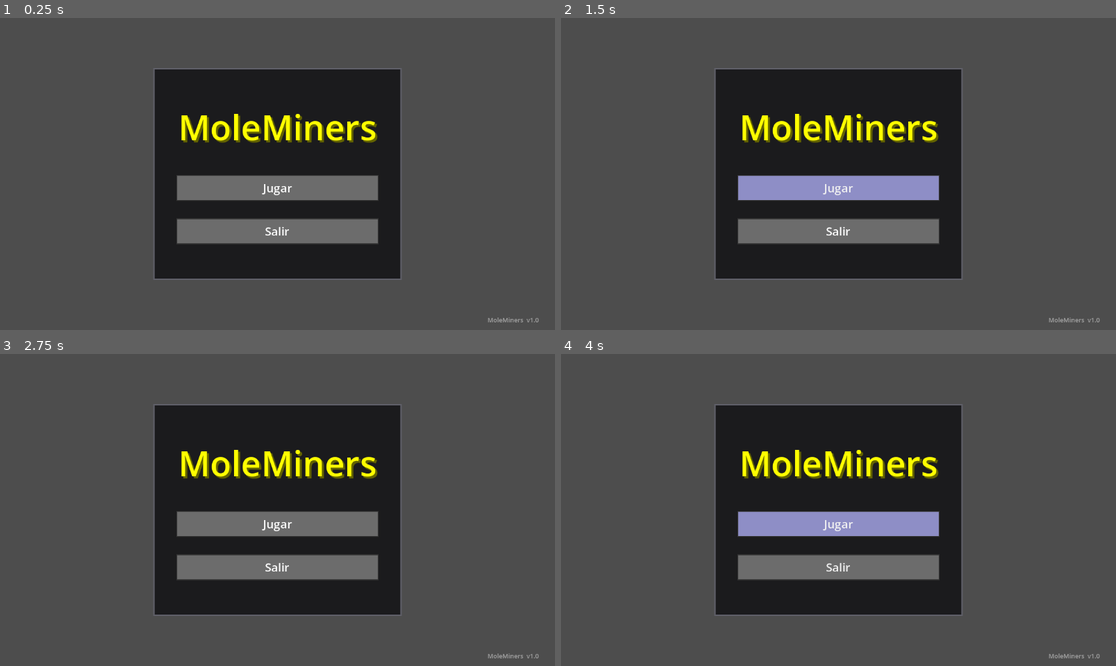
Above: before the commit, frames 1-4 (two rows, left to right).
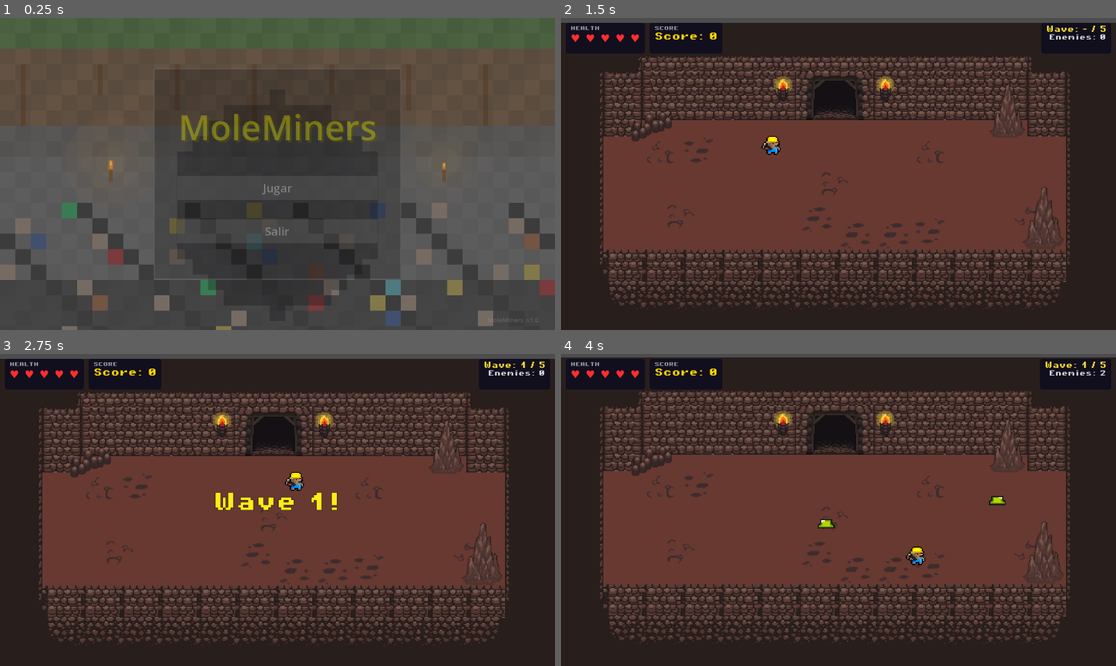
Above: after the commit, the same moments.

Repository: GerardoHuHer/Mole-miner
Game: Godot game, scene res://scenes/main_menu.tscn
Same seed, same stepped clock (60 frames per second), same inputs: the game is played once before the commit and once after it.
Inputs (mouse positions are in pixels of both pictures, inside the frame that each line leads up to):
- Up to frame 1 (0.25 s): no input
- Up to frame 2 (1.5 s): click "Jugar" at 0.5 s; click (838, 186) at 1.25 s, where only the run before the commit has a clickable "Jugar"
- Up to frame 3 (2.75 s): hold Right (ui_right) from 2.03 s (still down); hold Space (attack) from 2.03 s (still down)
- Up to frame 4 (4 s): release Right (ui_right) at 2.78 s; release Space (attack) at 2.78 s; hold Down (ui_down) 2.78-3.53 s; tap Space (attack) at 2.85 s; hold Right (ui_right) from 3.53 s (still down)

The runs differ from the first frame. In frame 1, 34% of the frame differs, in the area x 0-100%, y 14-100%; in frame 2, 90%; in frame 3, 90%; in frame 4, 91%, in the area x 0-100%, y 1-100%.
Error before the commit: Parse Error: Cannot infer the type of "ha" variable because the value doesn't have a set type. (res://assets/scripts/main_menu.gd:107)

Commit message:
Main Menu Music

Diff:
--- a/assets/scripts/main_menu.gd
+++ b/assets/scripts/main_menu.gd
@@ -3,6 +3,9 @@
 # ─────────────────────────────────────────────────────────────────────────────
 #  MoleMiners — Menú principal  (fondo de mina estilo Minecraft)
 # ─────────────────────────────────────────────────────────────────────────────
+
+const MENU_MUSIC = preload("res://assets/music/MainMenu.mp3")
+@onready var music_player = $MusicPlayer
 
 const TILE := 32
 
@@ -56,6 +59,7 @@
 
 # ─────────────────────────────────────────────────────────────────────────────
 func _ready() -> void:
+	play_music(MENU_MUSIC)
 	queue_redraw()
 	modulate.a = 0.0
 	var tw := create_tween()
@@ -103,7 +107,7 @@
 # ─────────────────────────────────────────────────────────────────────────────
 #  COLOR DE CADA TILE
 # ─────────────────────────────────────────────────────────────────────────────
-func _tile_color(row, col, total_rows, grass_end, dirt_end, gravel_end) -> Color:
+func _tile_color(row: int, col: int, total_rows, grass_end, dirt_end, gravel_end) -> Color:
 	var ha := row * 7919 + col * 3119
 	var hb := row * 1031 + col * 5237
 	var hc := row * 2657 + col * 7523
@@ -203,6 +207,7 @@
 #  NAVEGACIÓN
 # ─────────────────────────────────────────────────────────────────────────────
 func _on_start_pressed() -> void:
+	music_player.stop()
 	var tw := create_tween()
 	tw.tween_property(self, "modulate:a", 0.0, 0.3)
 	await tw.finished
@@ -213,3 +218,10 @@
 	tw.tween_property(self, "modulate:a", 0.0, 0.3)
 	await tw.finished
 	get_tree().quit()
+
+# Music Funcs
+func play_music(new_stream: AudioStream):
+	# Only change the music if it's not already playing
+	if music_player.stream != new_stream:
+		music_player.stream = new_stream
+		music_player.play()
--- a/scenes/main_menu.tscn
+++ b/scenes/main_menu.tscn
@@ -2,7 +2,18 @@
 
 [ext_resource type="Script" uid="uid://c4mainmenugd1" path="res://assets/scripts/main_menu.gd" id="1_menu"]
 
-; ── Estilo Minecraft: botón normal (gris piedra) ──────────────────────────────
+[sub_resource type="StyleBoxFlat" id="s_panel"]
+content_margin_left = 18.0
+content_margin_top = 18.0
+content_margin_right = 18.0
+content_margin_bottom = 18.0
+bg_color = Color(0.063, 0.063, 0.075, 0.82)
+border_width_left = 3
+border_width_top = 3
+border_width_right = 3
+border_width_bottom = 3
+border_color = Color(0.38, 0.38, 0.42, 0.9)
+
 [sub_resource type="StyleBoxFlat" id="s_norm"]
 content_margin_left = 20.0
 content_margin_top = 10.0
@@ -13,13 +24,20 @@
 border_width_top = 2
 border_width_right = 2
 border_width_bottom = 2
-border_color = Color(0.200, 0.200, 0.200, 1)
-corner_radius_top_left = 0
-corner_radius_top_right = 0
-corner_radius_bottom_right = 0
-corner_radius_bottom_left = 0
+border_color = Color(0.2, 0.2, 0.2, 1)
 
-; ── Estilo Minecraft: botón hover (azul-gris claro) ──────────────────────────
+[sub_resource type="StyleBoxFlat" id="s_pres"]
+content_margin_left = 20.0
+content_margin_top = 10.0
+content_margin_right = 20.0
+content_margin_bottom = 10.0
+bg_color = Color(0.251, 0.251, 0.251, 1)
+border_width_left = 2
+border_width_top = 2
+border_width_right = 2
+border_width_bottom = 2
+border_color = Color(0.15, 0.15, 0.15, 1)
+
 [sub_resource type="StyleBoxFlat" id="s_hovr"]
 content_margin_left = 20.0
 content_margin_top = 10.0
@@ -30,57 +48,20 @@
 border_width_top = 2
 border_width_right = 2
 border_width_bottom = 2
-border_color = Color(0.200, 0.200, 0.200, 1)
-corner_radius_top_left = 0
-corner_radius_top_right = 0
-corner_radius_bottom_right = 0
-corner_radius_bottom_left = 0
+border_color = Color(0.2, 0.2, 0.2, 1)
 
-; ── Estilo Minecraft: botón presionado (gris oscuro) ─────────────────────────
-[sub_resource type="StyleBoxFlat" id="s_pres"]
-content_margin_left = 20.0
-content_margin_top = 10.0
-content_margin_right = 20.0
-content_margin_bottom = 10.0
-bg_color = Color(0.251, 0.251, 0.251, 1)
-border_width_left = 2
-border_width_top = 2
-border_width_right = 2
-border_width_bottom = 2
-border_color = Color(0.150, 0.150, 0.150, 1)
-corner_radius_top_left = 0
-corner_radius_top_right = 0
-corner_radius_bottom_right = 0
-corner_radius_bottom_left = 0
-
-; ── Panel central (estilo inventario Minecraft) ───────────────────────────────
-[sub_resource type="StyleBoxFlat" id="s_panel"]
-content_margin_left = 18.0
-content_margin_top = 18.0
-content_margin_right = 18.0
-content_margin_bottom = 18.0
-bg_color = Color(0.063, 0.063, 0.075, 0.82)
-border_width_left = 3
-border_width_top = 3
-border_width_right = 3
-border_width_bottom = 3
-border_color = Color(0.380, 0.380, 0.420, 0.90)
-corner_radius_top_left = 0
-corner_radius_top_right = 0
-corner_radius_bottom_right = 0
-corner_radius_bottom_left = 0
-
-; ── Escena principal ──────────────────────────────────────────────────────────
-[node name="MainMenu" type="Control"]
+[node name="MainMenu" type="Control" unique_id=1640145994]
 layout_mode = 3
 anchors_preset = 15
 anchor_right = 1.0
 anchor_bottom = 1.0
+grow_horizontal = 2
+grow_vertical = 2
 script = ExtResource("1_menu")
 
-; ── Panel central estilo inventario Minecraft ────────────────────────────────
-[node name="UIPanel" type="Panel" parent="."]
+[node name="UIPanel" type="Panel" parent="." unique_id=609266435]
 layout_mode = 1
+anchors_preset = 8
 anchor_left = 0.5
 anchor_top = 0.5
 anchor_right = 0.5
@@ -91,72 +72,62 @@
 offset_bottom = 220.0
 theme_override_styles/panel = SubResource("s_panel")
 
-; ── Contenedor central ───────────────────────────────────────────────────────
-[node name="CenterContainer" type="CenterContainer" parent="."]
+[node name="CenterContainer" type="CenterContainer" parent="." unique_id=1776332280]
 layout_mode = 1
 anchors_preset = 15
 anchor_right = 1.0
 anchor_bottom = 1.0
+grow_horizontal = 2
+grow_vertical = 2
 
-[node name="VBoxContainer" type="VBoxContainer" parent="CenterContainer"]
+[node name="VBoxContainer" type="VBoxContainer" parent="CenterContainer" unique_id=1688803148]
+custom_minimum_size = Vector2(420, 0)
 layout_mode = 2
-custom_minimum_size = Vector2(420, 0)
 theme_override_constants/separation = 16
 
-; ── Título "MoleMiners" estilo Minecraft (amarillo + sombra) ─────────────────
-[node name="TitleLabel" type="Label" parent="CenterContainer/VBoxContainer"]
+[node name="TitleLabel" type="Label" parent="CenterContainer/VBoxContainer" unique_id=105515483]
 layout_mode = 2
+theme_override_colors/font_color = Color(1, 1, 0, 1)
+theme_override_colors/font_shadow_color = Color(0.39, 0.39, 0, 1)
+theme_override_constants/shadow_offset_x = 4
+theme_override_constants/shadow_offset_y = 4
+theme_override_font_sizes/font_size = 72
 text = "MoleMiners"
 horizontal_alignment = 1
-theme_override_font_sizes/font_size = 72
-theme_override_colors/font_color = Color(1.0, 1.0, 0.0, 1.0)
-theme_override_colors/font_shadow_color = Color(0.39, 0.39, 0.0, 1.0)
-theme_override_constants/shadow_offset_x = 4
-theme_override_constants/shadow_offset_y = 4
 
-; ── Separador visual ─────────────────────────────────────────────────────────
-[node name="Spacer" type="Control" parent="CenterContainer/VBoxContainer"]
+[node name="Spacer" type="Control" parent="CenterContainer/VBoxContainer" unique_id=224835189]
+custom_minimum_size = Vector2(0, 18)
 layout_mode = 2
-custom_minimum_size = Vector2(0, 18)
 
-; ── Botón "Jugar" ─────────────────────────────────────────────────────────────
-[node name="StartButton" type="Button" parent="CenterContainer/VBoxContainer"]
+[node name="StartButton" type="Button" parent="CenterContainer/VBoxContainer" unique_id=1734167018]
+custom_minimum_size = Vector2(420, 52)
 layout_mode = 2
+theme_override_colors/font_color = Color(1, 1, 1, 1)
+theme_override_font_sizes/font_size = 24
+theme_override_styles/normal = SubResource("s_norm")
+theme_override_styles/pressed = SubResource("s_pres")
+theme_override_styles/hover = SubResource("s_hovr")
+theme_override_styles/focus = SubResource("s_norm")
+text = "Jugar"
+
+[node name="Spacer2" type="Control" parent="CenterContainer/VBoxContainer" unique_id=1668987112]
+custom_minimum_size = Vector2(0, 4)
+layout_mode = 2
+
+[node name="QuitButton" type="Button" parent="CenterContainer/VBoxContainer" unique_id=1418302081]
 custom_minimum_size = Vector2(420, 52)
-text = "Jugar"
+layout_mode = 2
+theme_override_colors/font_color = Color(1, 1, 1, 1)
 theme_override_font_sizes/font_size = 24
-theme_override_colors/font_color = Color(1.0, 1.0, 1.0, 1.0)
-theme_override_colors/font_shadow_color = Color(0.3, 0.3, 0.3, 1.0)
-theme_override_constants/shadow_offset_x = 2
-theme_override_constants/shadow_offset_y = 2
 theme_override_styles/normal = SubResource("s_norm")
+theme_override_styles/pressed = SubResource("s_pres")
 theme_override_styles/hover = SubResource("s_hovr")
-theme_override_styles/pressed = SubResource("s_pres")
 theme_override_styles/focus = SubResource("s_norm")
+text = "Salir"
 
-; ── Separador entre botones ──────────────────────────────────────────────────
-[node name="Spacer2" type="Control" parent="CenterContainer/VBoxContainer"]
-layout_mode = 2
-custom_minimum_size = Vector2(0, 4)
-
-; ── Botón "Salir" ─────────────────────────────────────────────────────────────
-[node name="QuitButton" type="Button" parent="CenterContainer/VBoxContainer"]
-layout_mode = 2
-custom_minimum_size = Vector2(420, 52)
-text = "Salir"
-theme_override_font_sizes/font_size = 24
-theme_override_colors/font_color = Color(1.0, 1.0, 1.0, 1.0)
-theme_override_colors/font_shadow_color = Color(0.3, 0.3, 0.3, 1.0)
-theme_override_constants/shadow_offset_x = 2
-theme_override_constants/shadow_offset_y = 2
-theme_override_styles/normal = SubResource("s_norm")
-theme_override_styles/hover = SubResource("s_hovr")
-theme_override_styles/pressed = SubResource("s_pres")
-theme_override_styles/focus = SubResource("s_norm")
-
-; ── Etiqueta de versión (esquina inferior derecha) ───────────────────────────
-[node name="VersionLabel" type="Label" parent="."]
+[node name="VersionLabel" type="Label" parent="." unique_id=1696843429]
 layout_mode = 1
+anchors_preset = 3
 anchor_left = 1.0
 anchor_top = 1.0
 anchor_right = 1.0
@@ -165,6 +136,8 @@
 offset_top = -30.0
 offset_right = -10.0
 offset_bottom = -6.0
+theme_override_colors/font_color = Color(0.65, 0.65, 0.65, 1)
+theme_override_font_sizes/font_size = 13
 text = "MoleMiners  v1.0"
-theme_override_font_sizes/font_size = 13
-theme_override_colors/font_color = Color(0.65, 0.65, 0.65, 1.0)
+
+[node name="MusicPlayer" type="AudioStreamPlayer" parent="." unique_id=1546515900]
